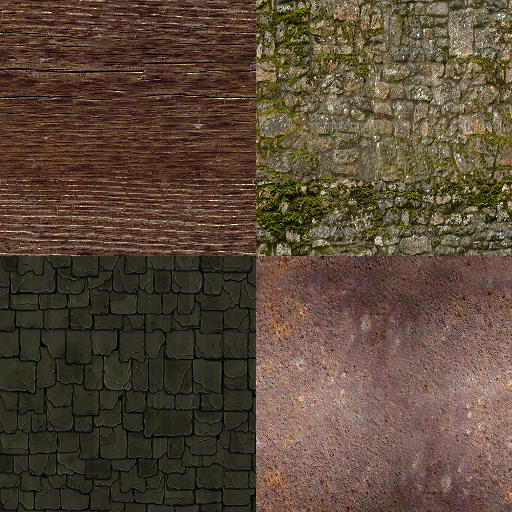
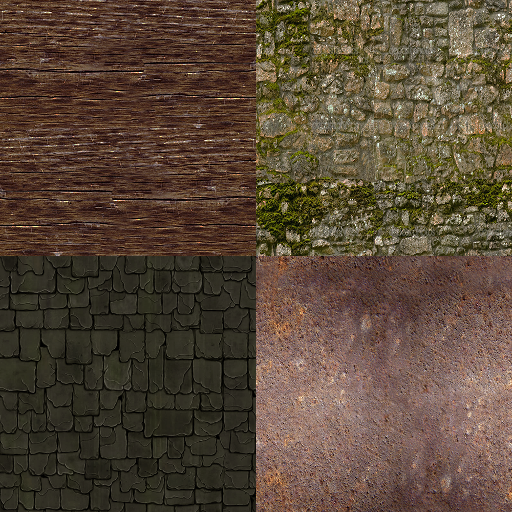
Layer changes from the first 512px x 512px image to the second:
painted on "diffuse" over box(0, 128, 256, 256)
